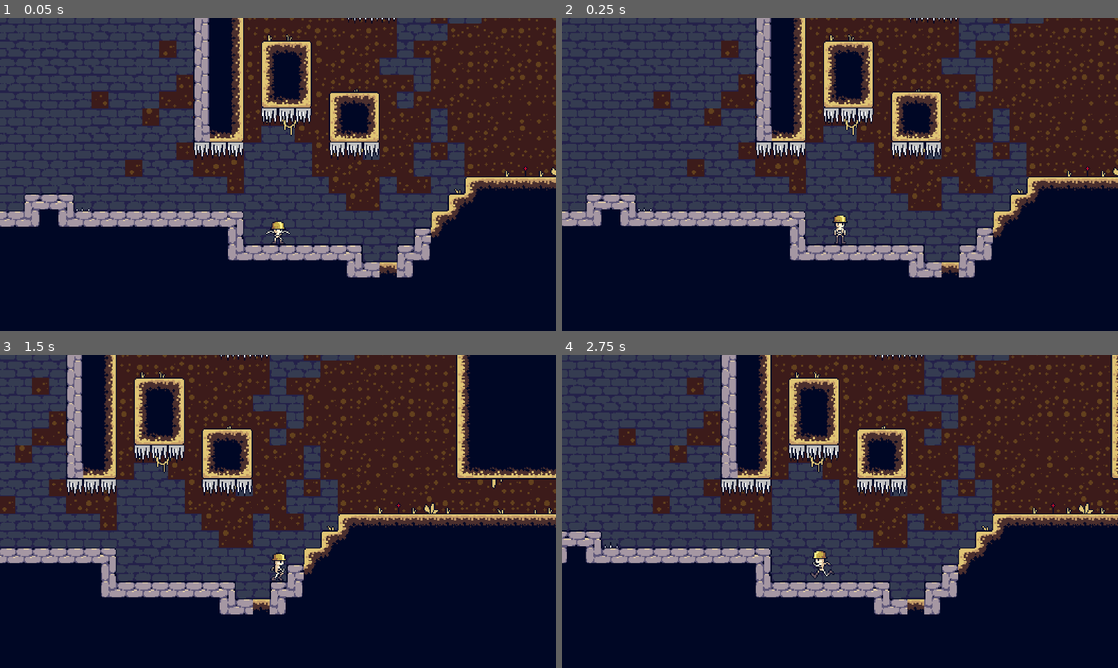
Above: before the commit, frames 1-4 (two rows, left to right).
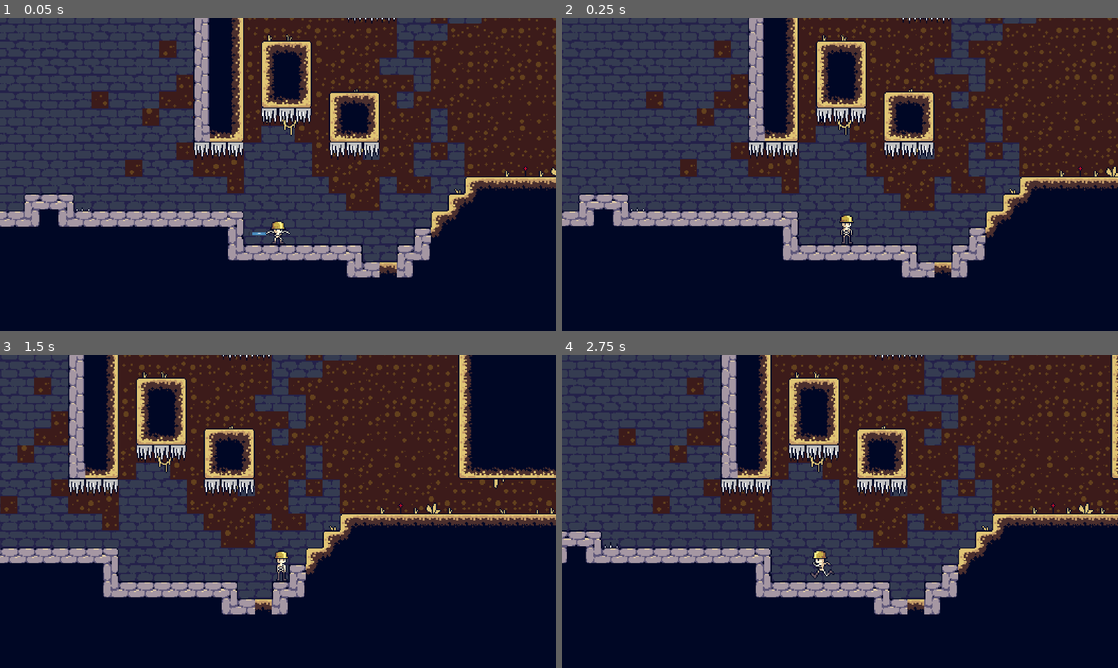
Above: after the commit, the same moments.

Repository: Lukko-Digital/You-Made-The-Dungeon
Game: Godot game, scene res://scenes/main.tscn
Same seed, same stepped clock (60 frames per second), same inputs: the game is played once before the commit and once after it. The engine's default icon, where the game draws it, is replaced by a stand-in: a white triangle on a blue panel in a dark square.
Inputs:
- Up to frame 1 (0.05 s): no input
- Up to frame 2 (0.25 s): no input
- Up to frame 3 (1.5 s): hold D (right) from 0.53 s (still down); tap Space (jump) at 0.77 s
- Up to frame 4 (2.75 s): tap Space (jump) at 1.52 s; release D (right) at 2.03 s; hold A (left) from 2.03 s (still down)

The runs differ from the first frame. In frame 1, less than 0.1% of the frame differs, in the area x 44-49%, y 68-70%; in frame 2, 22%, in the area x 0-100%, y 0-83%; in frame 3, 14%; in frame 4, nothing differs.

Commit message:
start of dart shooter implementation

Diff:
--- /dev/null
+++ b/scenes/dart.tscn
@@ -0,0 +1,20 @@
+[gd_scene load_steps=3 format=3 uid="uid://co4m5r43u1j1l"]
+
+[ext_resource type="Texture2D" uid="uid://y30crtfokuno" path="res://icon.svg" id="1_hadi4"]
+
+[sub_resource type="RectangleShape2D" id="RectangleShape2D_32jux"]
+size = Vector2(10, 2)
+
+[node name="Dart" type="RigidBody2D" groups=["Darts"]]
+collision_layer = 4
+collision_mask = 0
+gravity_scale = 0.0
+linear_velocity = Vector2(100, 0)
+
+[node name="CollisionShape2D" type="CollisionShape2D" parent="."]
+shape = SubResource("RectangleShape2D_32jux")
+
+[node name="Icon" type="Sprite2D" parent="."]
+position = Vector2(4.76837e-07, 0)
+scale = Vector2(0.15625, 0.03125)
+texture = ExtResource("1_hadi4")
--- a/scenes/main.tscn
+++ b/scenes/main.tscn
@@ -1,8 +1,9 @@
-[gd_scene load_steps=8 format=3 uid="uid://bc3qsvy1xf5x5"]
+[gd_scene load_steps=9 format=3 uid="uid://bc3qsvy1xf5x5"]
 
 [ext_resource type="PackedScene" uid="uid://6ccfrhghlje3" path="res://scenes/player.tscn" id="1_gh0mp"]
 [ext_resource type="Texture2D" uid="uid://im4xv880umd8" path="res://assets/sprites/tilesetv7.png" id="2_ad5a3"]
 [ext_resource type="PackedScene" uid="uid://cglq57sgw1x0x" path="res://scenes/jump_spike.tscn" id="3_s888r"]
+[ext_resource type="PackedScene" uid="uid://co4m5r43u1j1l" path="res://scenes/dart.tscn" id="4_tl3wm"]
 
 [sub_resource type="TileSetAtlasSource" id="TileSetAtlasSource_hp7nu"]
 texture = ExtResource("2_ad5a3")
@@ -492,3 +493,6 @@
 
 [node name="JumpSpike" parent="." instance=ExtResource("3_s888r")]
 position = Vector2(-184, -40)
+
+[node name="Dart" parent="." instance=ExtResource("4_tl3wm")]
+position = Vector2(-21, -10)
--- a/scenes/player.tscn
+++ b/scenes/player.tscn
@@ -257,7 +257,6 @@
 [node name="Sprite2D" type="Sprite2D" parent="."]
 texture = ExtResource("2_7olcr")
 hframes = 19
-frame = 1
 
 [node name="AnimationPlayer" type="AnimationPlayer" parent="."]
 libraries = {
--- a/scripts/player.gd
+++ b/scripts/player.gd
@@ -113,6 +113,12 @@
 			var spike_animation = body.get_node("AnimationPlayer")
 			if abs(spike_animation.current_animation_position - 2.01) < 0.1:
 				velocity.y = -JUMP_SPEED * 2
+		elif body.is_in_group("Darts"):
+			if not is_on_wall():
+				velocity = body.linear_velocity
+				body.visible = false
+			else:
+				body.queue_free()
 
 func _on_area_2d_body_exited(body):
 	if body.name == "Spikes":
